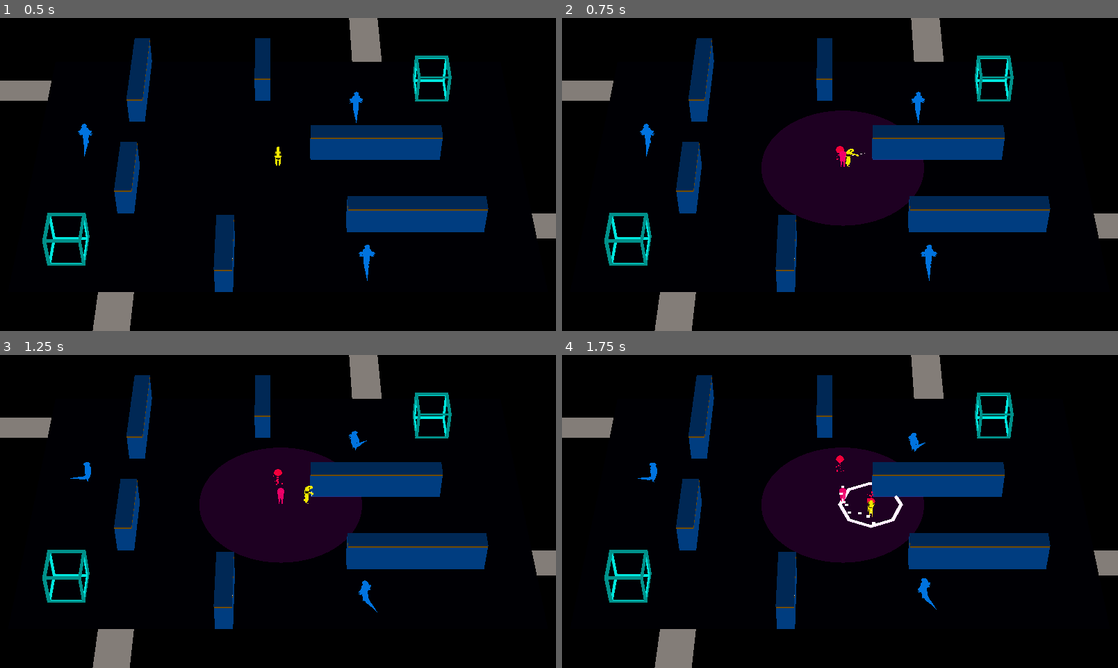
Above: before the commit, frames 1-4 (two rows, left to right).
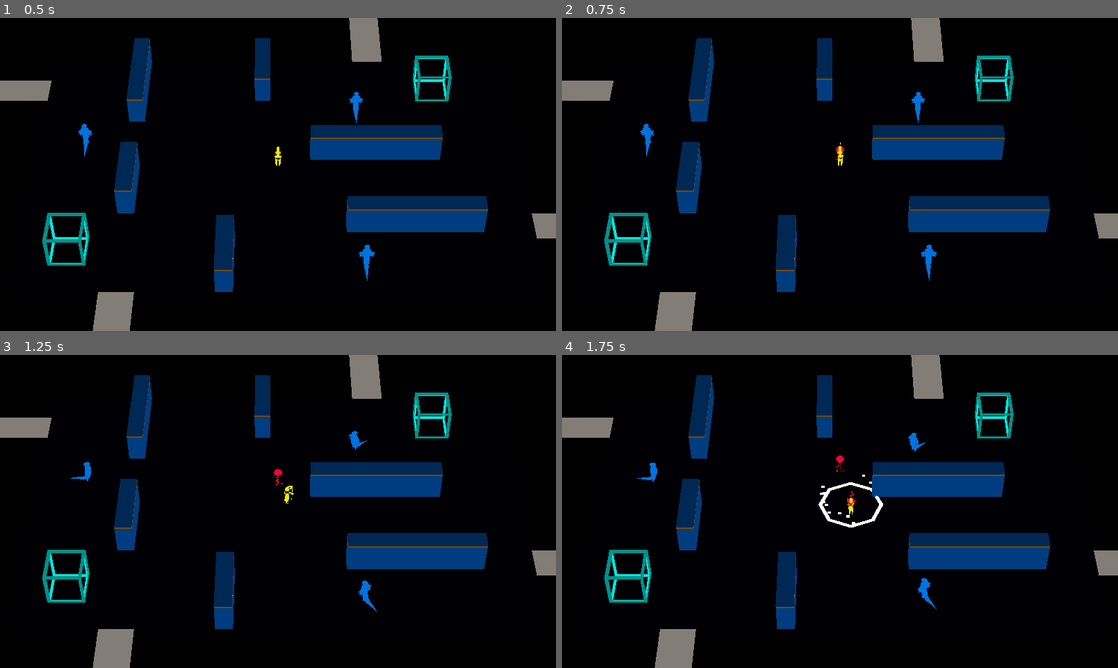
Above: after the commit, the same moments.

Repository: ralabate/30ddl
Game: Godot game, scene res://main.tscn
Same seed, same stepped clock (60 frames per second), same inputs: the game is played once before the commit and once after it.
Inputs:
- Up to frame 1 (0.5 s): no input
- Up to frame 2 (0.75 s): tap Enter (ui_accept) at 0.5 s; hold Right (ui_right) from 0.53 s (still down); tap S (player_decoy) at 0.6 s
- Up to frame 3 (1.25 s): keep holding Right (ui_right); tap Enter (ui_accept) at 0.77 s
- Up to frame 4 (1.75 s): release Right (ui_right) at 1.28 s; hold Down (ui_down) from 1.28 s (still down); tap A (player_mine) at 1.35 s; tap Enter (ui_accept) at 1.52 s

Frame 1 is identical in both runs. In frame 2, 7.6% of the frame differs, in the area x 35-66%, y 29-67%; in frame 3, 7.6%; in frame 4, 7.6%.
Error in both runs: Invalid access of index '1' on a base object of type: 'Array[Dictionary]'. (res://common/log.gd:9)

Commit message:
Freeze on shoot

Diff:
--- a/gauntlet/player/player.gd
+++ b/gauntlet/player/player.gd
@@ -57,6 +57,9 @@
 		can_shoot = false
 		shot_timer.start()
 		play_animation(lizardprince_attack)
+
+	if can_shoot == false:
+		return
 
 	# Mines
 	if Input.is_action_just_pressed("player_mine"):
